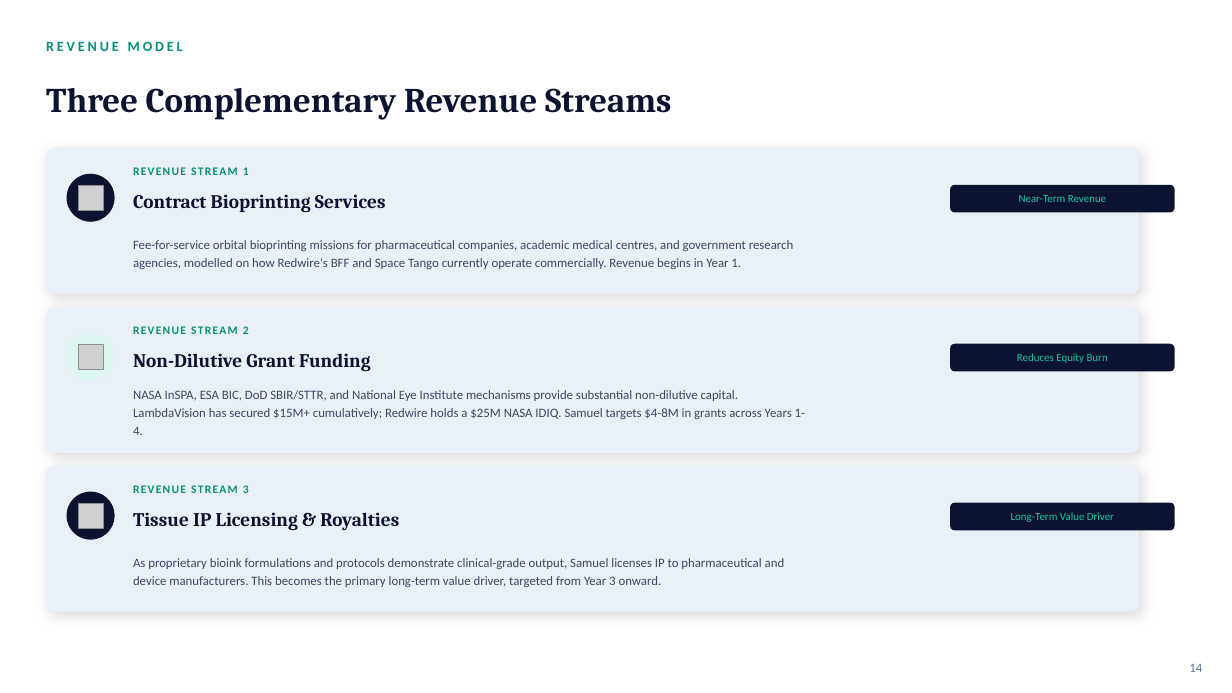
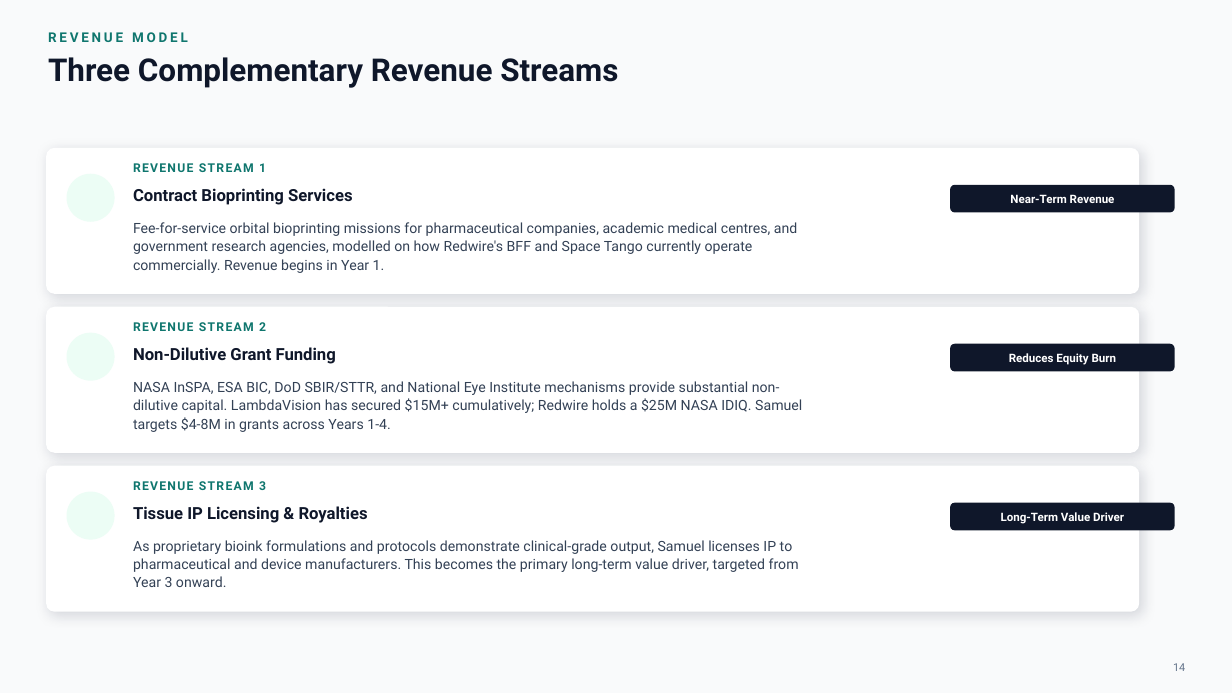
Before and after one commit to anthonyleedu/anthonyleedu, a slide deck: slide 14 of Samuel Space Organ and Tissue Engineering - Investor Presentation (2).pptx. Drawn at 1232x693 pixels with LibreOffice and Linux fonts; fonts in the diff are those of the drawing; grey boxes stand for pictures. Boxes give left, top, right and bottom in pixels: in the first picture for what was removed or moved away, otherwise in the second. Text is boxed around its words. In the diff, an @@ line names an element or a change of style, - is before the commit and + after.

```diff
--- a/Samuel Space Organ and Tissue Engineering - Investor Presentation (2).pptx
+++ b/Samuel Space Organ and Tissue Engineering - Investor Presentation (2).pptx
@@ background #FFFFFF to #F9FAFB @@
@@ text "REVENUE MODEL" at [48,32,188,42]: size 11 to 10.5 pt, font Calibri to Roboto, text colour #0A8F78 to #0F766E @@
@@ text "Three Complementary Revenue Streams": place and size @@
-text "Three Complementary Revenue Streams" at [46,88,672,120]
+text "Three Complementary Revenue Streams" at [48,57,618,88]
@@ text "Three Complementary Revenue Streams" at [48,57,618,88]: size 27 to 24.5 pt, font Cambria to Roboto, text colour #0B1330 to #0F172A; vertical alignment middle to top @@
@@ ellipse at [67,174,115,222]: fill #0B1330 to #ECFDF5 @@
@@ picture removed at [78,185,103,210] @@
@@ ellipse at [67,333,115,381]: fill #DEF6F1 to #ECFDF5 @@
@@ picture removed at [78,344,103,369] @@
@@ fill #EAF0F8 to #FFFFFF in 3 elements at [46,148,1140,294], [46,307,1140,453], [46,466,1140,612] @@
@@ size 9 to 9.5 pt, font Calibri to Roboto, text colour #0A8F78 to #0F766E; vertical alignment middle to top in 3 elements at [133,163,266,172], [133,322,266,331], [133,481,266,490] @@
@@ ellipse at [67,492,115,540]: fill #0B1330 to #ECFDF5 @@
@@ picture removed at [78,503,103,528] @@
@@ size 15 to 13 pt, font Cambria to Roboto, text colour #0B1330 to #0F172A; vertical alignment middle to top in 3 elements at [133,188,353,205], [133,347,336,364], [133,506,368,523] @@
@@ size 8.5 to 9 pt, font Calibri to Roboto, text colour #12C9AA to #FFFFFF, bold on in 3 elements at [1010,194,1115,203], [1009,353,1117,365], [1001,512,1124,524] @@
@@ fill #0B1330 to #0F172A in 3 elements at [950,185,1175,213], [950,344,1175,372], [950,503,1175,531] @@
@@ size 10 to 11 pt, font Calibri to Roboto, text colour #3D4663 to #334155; line spacing 1.16 to 1.08; vertical alignment middle to top in 3 elements at [133,222,797,273], [133,381,802,432], [133,540,799,587] @@
@@ text "14" at [1173,663,1185,671]: size 10 to 8.5 pt, font Calibri to Roboto, text colour #64739A to #64748B; alignment right to centre @@
```
Also in this commit, not shown: 20 other slides changed.
